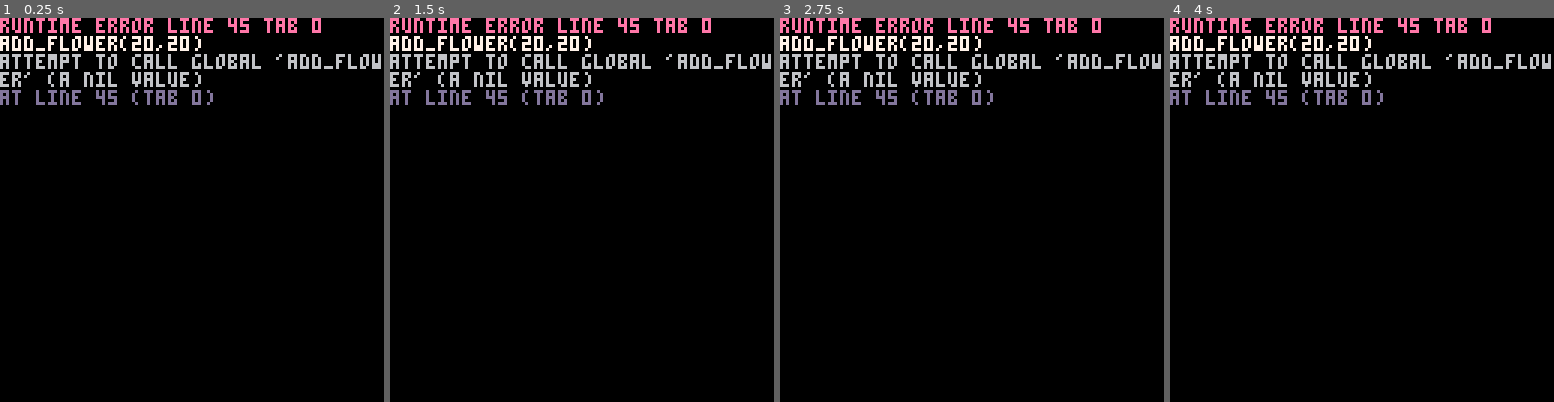
Above: before the commit, frames 1-4 (left to right).
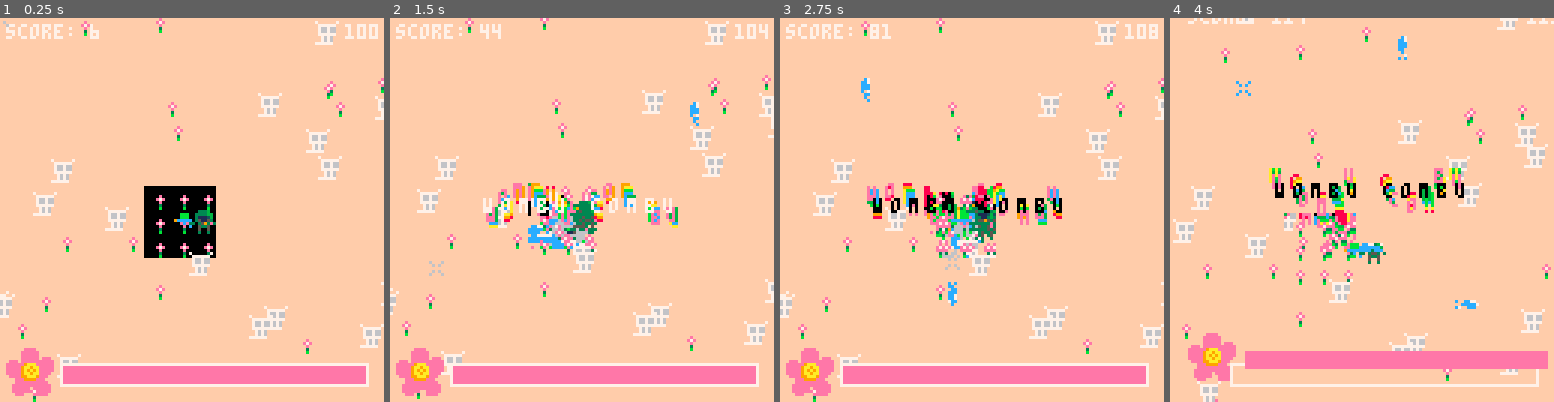
Above: after the commit, the same moments.

Repository: samboyer/ld46
Game: PICO-8 cartridge ld46.p8
Two runs of this game, one before a commit and one after it. Both use one fixed random seed, a clock stepped at 60 frames per second and the inputs below.
Inputs (mouse positions are in pixels of both pictures, inside the frame that each line leads up to):
- Up to frame 1 (0.25 s): no input
- Up to frame 2 (1.5 s): click (670, 121) at 0.67 s; tap O (Z key) at 0.7 s; click (436, 267) at 1.22 s
- Up to frame 3 (2.75 s): hold Right 1.6-2.1 s; tap O (Z key) at 1.7, 2.1, 2.5 s; click (887, 114) at 1.77 s; hold Up 2.15-2.42 s; click (952, 259) at 2.32 s; hold Right from 2.47 s (still down)
- Up to frame 4 (4 s): click (1404, 106) at 2.87 s; tap O (Z key) at 2.9, 3.3, 3.7 s; release Right at 3.03 s; hold Left 3.08-3.58 s; click (1465, 256) at 3.42 s; hold Down 3.63-3.97 s; click (1231, 102) at 3.97 s

The runs differ from the first frame. In frame 1, 97% of the frame differs, in the area x 0-100%, y 0-100%; in frame 2, 100%; in frame 3, 99%; in frame 4, 99%.
Error before the commit: runtime error line 45 tab 0; add_flower(20,20); attempt to call global 'add_flower' (a nil value)

Commit message:
Added basic flower/enemy functionality, health now reflects flowers

Diff:
--- a/ld46.p8
+++ b/ld46.p8
@@ -39,16 +39,17 @@
   sprite = 64
 }
 
-bullets={}
+bullets = {}
 --(x,y,dx,dy,sprite,life,dead)
 
-flowers={}
+flowers = {}
 --(x,y,sprite)
 
-add_flower(20,20)
+enemies = {}
 
 score = 0
 kills = 0
+health = 100
 
 function check_collisions(x, y, dx, dy, in_x) -- assume width=height=8
   if (in_x) then
@@ -143,8 +144,28 @@
   add(flowers, {
     x = x,
     y = y,
-    sprite = 6
+    sprite = 6,
+    health = 100
   })
+end
+
+function add_enemy(x, y)
+  add(enemies, {
+    x = x,
+    y = y,
+    maxspd = 0.5,
+    sprite = 45,
+    health = 100,
+    dead = false
+  })
+end
+
+-- TEMPORARY
+for i=1,50 do
+  add_flower(flr(rnd(256-24))+8, flr(rnd(256-24))+8)
+end
+for i=1,50 do
+  add_enemy(flr(rnd(256-24))+8, flr(rnd(256-24))+8)
 end
 
 function add_bullet()
@@ -186,6 +207,14 @@
   if (deadbullet != nil) del(bullets, deadbullet)
 end
 
+function update_health()
+  temp_health = 0
+  for f in all(flowers) do
+    temp_health += f.health
+  end
+  health = temp_health \ #flowers
+end
+
 t = 0
 weaponsprite = 65
 
@@ -195,6 +224,8 @@
   update_mouse()
 
   update_bullets()
+
+  update_health()
 
   if wateranimframes==0 then
     weaponsprite = 65
@@ -237,26 +268,31 @@
   oy =  sy%8
   map((sx-ox)/8,(sy-oy)/8,-ox,-oy)
 
+  --flowers
+  for f in all(flowers) do
+    draw_object(f)
+  end
+
+  --enemies
+  for e in all(enemies) do
+    if (not e.dead) draw_object(e)
+  end
+
   --doomguy
-  pxs = player.x - screenx
-  pys = player.y - screeny
   if playerstill then player.sprite = 96 + (t \ 5)%5
   else player.sprite = 80 + (t \ 5)%2
   end
   draw_object(player)
 
   --weapon
-  if mousex <= pxs
+  if mousex <= player.x - screenx
   then draw_sprite(weaponsprite, player.x - 8, player.y) --right hand
   else draw_sprite(weaponsprite, player.x + 8, player.y, true) --left hand
   end
 
+  --bullets
   for b in all(bullets) do
     if (not b.dead) draw_object(b)
-  end
-
-  for f in all(flowers) do
-    draw_object(f)
   end
 
   --UI
@@ -266,7 +302,7 @@
   print("score: "..score, 2+ui_shake_x,2+ui_shake_y, 7)
   spr(46, 2+ui_shake_x,110+ui_shake_y, 2,2)
   rect(20,115, 122,122, 7) --health bar
-  rectfill(21+ui_shake_x,116+ui_shake_y, 121+ui_shake_x,121+ui_shake_y, 14)
+  rectfill(21+ui_shake_x,116+ui_shake_y, 21+health+ui_shake_x,121+ui_shake_y, 14)
 
   spr(45, 105+ui_shake_x,1+ui_shake_y)--kills
   print(kills, 115+ui_shake_x,2+ui_shake_y, 7)
